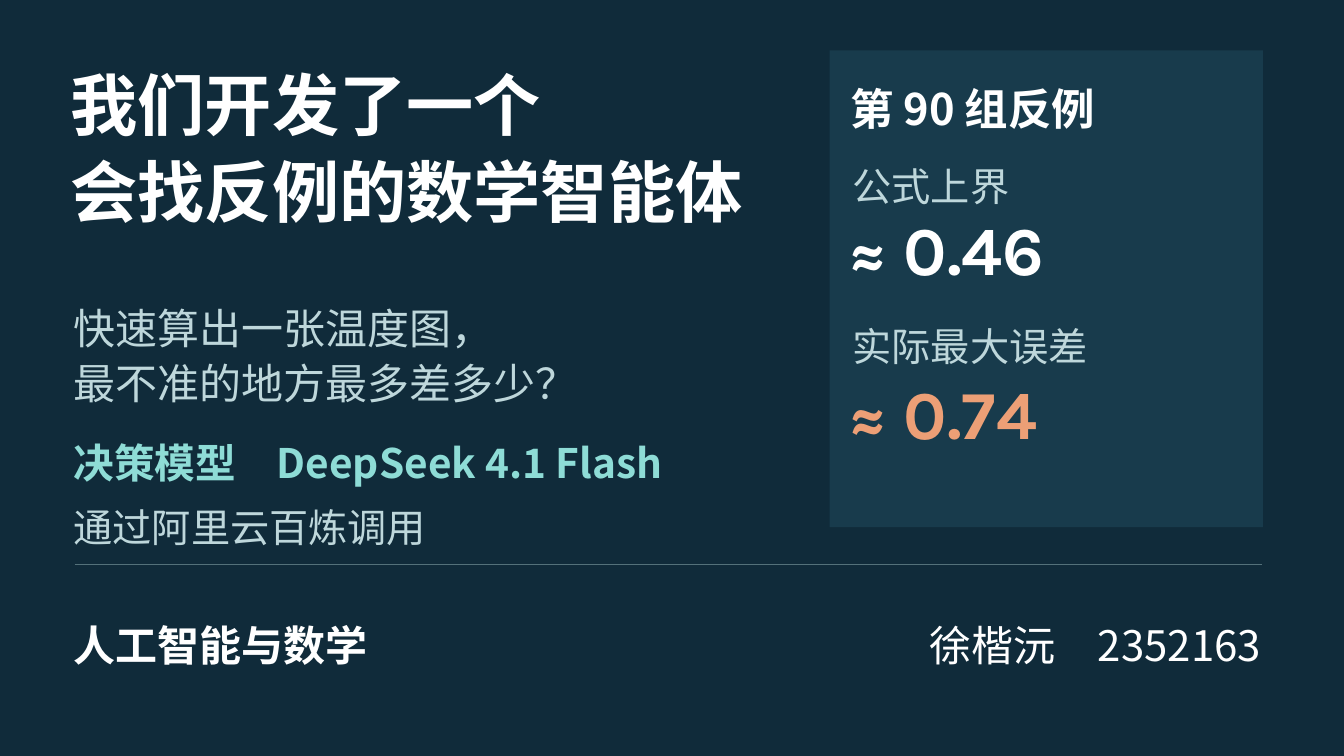
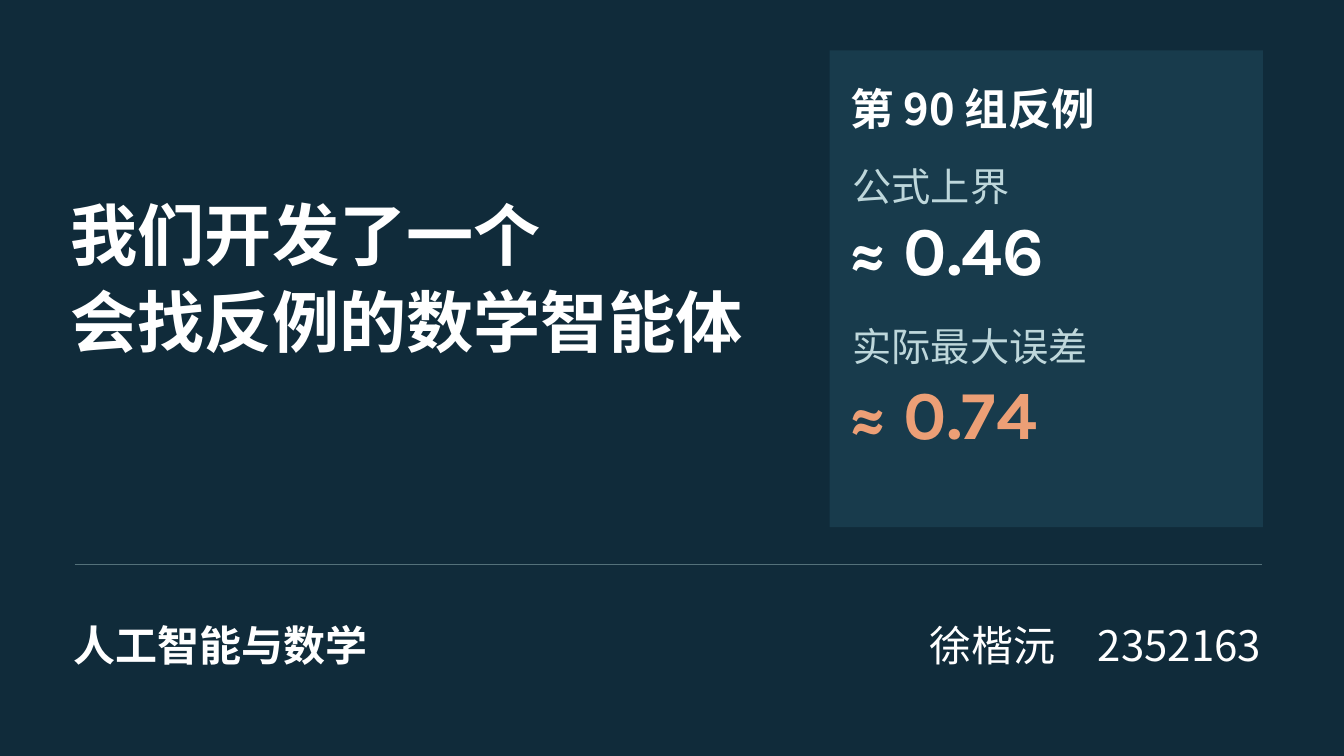
Before and after one commit to orgyuanbao/MoonshineThermalLab, a slide deck: slide 1 of MoonshineThermalLab/classroom/Moonshine热仿真课堂汇报.pptx. Drawn at 1344x756 pixels with LibreOffice and Linux fonts; fonts in the diff are those of the drawing. Boxes give left, top, right and bottom in pixels: in the first picture for what was removed or moved away, otherwise in the second. Text is boxed around its words. In the diff, an @@ line names an element or a change of style, - is before the commit and + after.

Commit message:
Pair the speaking script with projected slide elements and simplify the cover

```diff
--- a/MoonshineThermalLab/classroom/Moonshine热仿真课堂汇报.pptx
+++ b/MoonshineThermalLab/classroom/Moonshine热仿真课堂汇报.pptx
@@ text "我们开发了一个": place and size @@
-text "我们开发了一个" at [71,72,743,223]
+text "我们开发了一个" at [71,202,743,353]
@@ text removed at [74,308,578,403] @@
-快速算出一张温度图，
-最不准的地方最多差多少？
@@ text removed at [74,443,663,487] @@
-决策模型 DeepSeek 4.1 Flash
@@ text removed at [74,509,426,545] @@
-通过阿里云百炼调用
```
Also in this commit, not shown: 2 other files.
